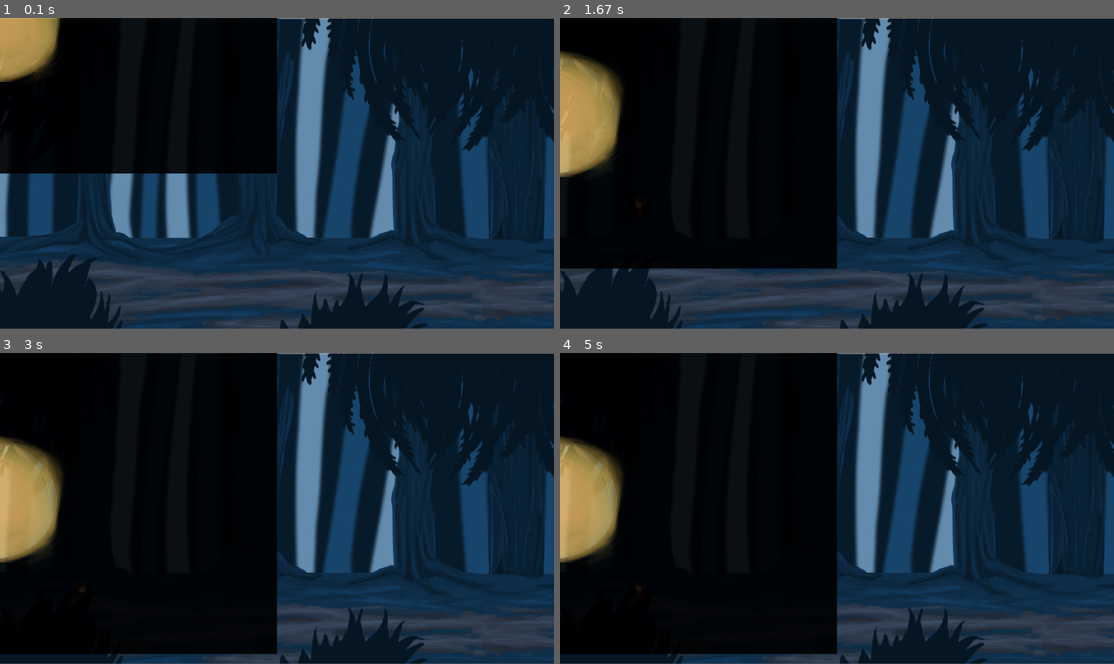
Above: before the commit, frames 1-4 (two rows, left to right).
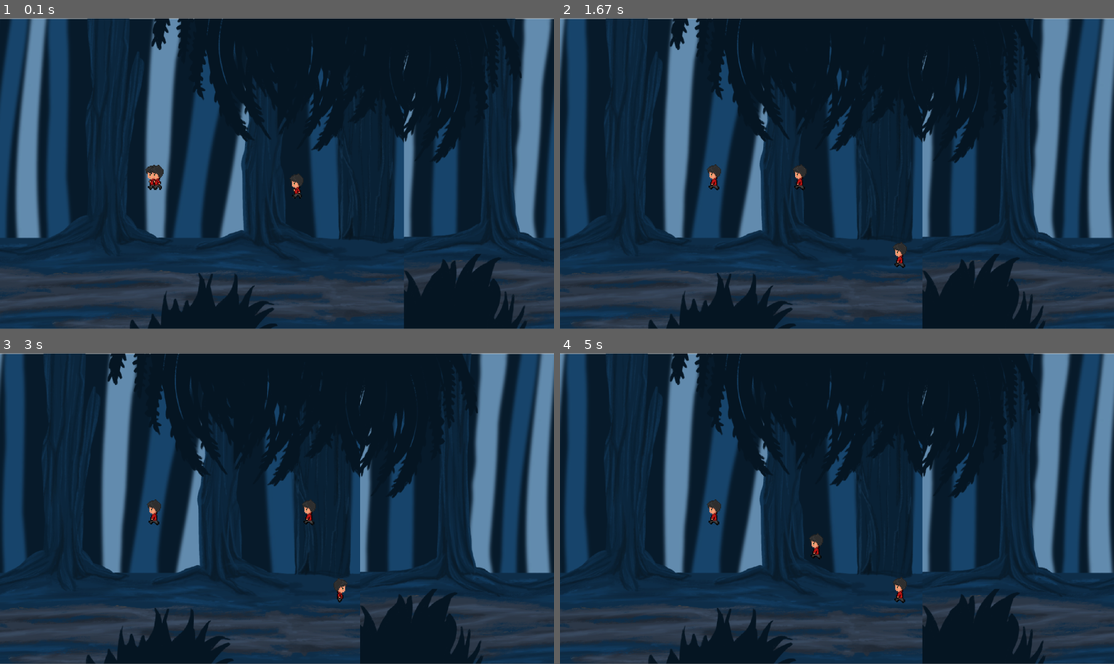
Above: after the commit, the same moments.

Repository: MomoCrash/gc-ministudio
Game: pygame game, started from main.py
The game is run twice, just before and just after one commit, with the same random seed, the same clock (stepped at 60 frames per second) and the same inputs.
Inputs:
- Up to frame 1 (0.1 s): no input
- Up to frame 2 (1.67 s): hold Right 0.33-0.8 s; hold Right 0.83-1.3 s; hold Left from 1.33 s (still down)
- Up to frame 3 (3 s): release Left at 1.87 s; hold Left 1.9-2.3 s; hold Right 2.33-2.97 s
- Up to frame 4 (5 s): hold Left 3-3.47 s; hold Right 3.5-3.97 s; hold Right 4-4.47 s; hold Left from 4.5 s (still down)

The runs differ from the first frame. In frame 1, 57% of the frame differs, in the area x 0-100%, y 0-100%; in frame 2, 67%; in frame 3, 70%; in frame 4, 70%.

Commit message:
ennemy + throw + début rotate

Diff:
--- a/game.py
+++ b/game.py
@@ -10,6 +10,9 @@
         self.height = win_height
         self.window_name = win_name
         self.fps = fps
+        self.dt = 0
+        self.current_dt = 0
+
 
         self.map = Map(self, win_width, win_height)
         self.map.create_object(0, 850, 3000, 20)
@@ -22,7 +25,8 @@
         self.surface = pygame.display.get_surface()
         self.clock = pygame.time.Clock()
 
-        self.player = Player(100, 100, 40, 80)
+        self.player = Player(1000, 500, 40, 80)
+        self.mob = Mob(500,500,40,80)
         self.camera = pygame.Vector2(0, 0)
 
         self.background_sprites = [Assets.GetSprite(SpritesRef.BACKGROUND_0),Assets.GetSprite(SpritesRef.BACKGROUND_0)]
@@ -66,11 +70,26 @@
         else:
             Assets.GetSpriteSheet(SpriteSheetsRef.PLAYER_WALK_LEFT).draw(pygame.time.get_ticks(), self.surface, self.player.rect_transform)
 
+        if self.mob.IsFacingRight:
+            Assets.GetSpriteSheet(SpriteSheetsRef.PLAYER_WALK_RIGHT).draw(pygame.time.get_ticks(), self.surface, self.mob.rect_transform)
+        else:
+            Assets.GetSpriteSheet(SpriteSheetsRef.PLAYER_WALK_LEFT).draw(pygame.time.get_ticks(), self.surface, self.mob.rect_transform)
+
+        self.mob.movement(self.player)
+
+        self.mob.tryThrow(self.player)
+        self.mob.update(self.dt)
+        self.mob.draw(self.surface, self.player)
+
+
+
+
 
         #for mapObject in self.map.elements:
         #    mapObject.draw(self.surface)
 
-        Assets.GetSprite(SpritesRef.LIGHT).draw(self.surface, (self.camera.x - self.width // 2 ,self.camera.y- self.height // 2))
+        #Assets.GetSprite(SpritesRef.LIGHT).draw(self.surface, (self.camera.x ,self.camera.y))
+
 
 
         pygame.display.flip()
@@ -78,6 +97,7 @@
     def loop(self):
         running = True
         while running:
+            dt_start = pygame.time.get_ticks()
 
             running = self.inputs()
 
@@ -88,4 +108,7 @@
 
             self.clock.tick(60)
 
+            dt_end = pygame.time.get_ticks()
+            self.dt =self.clock.get_time() / 1000
+            self.current_dt += self.dt
         pygame.quit()
--- a/player.py
+++ b/player.py
@@ -1,7 +1,8 @@
 import pygame
 import settings
+from texture import *
 from gameobject import GameObject
-
+from timer import *
 
 class Entity(GameObject):
     def __init__(self, spawn_x, spawn_y, w, h):
@@ -59,4 +60,72 @@
         print("left click")
 
 class Mob(Entity):
-    pass
+    def __init__(self, spawn_x, spawn_y, w, h):
+        super().__init__(spawn_x, spawn_y, w, h)
+        self.x = 500
+        self.y = 500
+        self.velocity = pygame.Vector2(3,3)
+        self.maximum_distance = 400
+        self.maximum_throw_distance = 700
+        self.CanThrow = True
+        self.ThrowSpeed = 200
+        self.Vecteur_directeur = pygame.Vector2(0,0)
+        self.hammer = None
+        self.shoot_timer = Timer(3, self.enableThrow )
+
+    def movement(self, player: Player):
+
+        position = pygame.Vector2(self.rect_transform.x,self.rect_transform.y)
+        if pygame.Vector2.distance_to(position,pygame.Vector2(player.rect_transform.x, player.rect_transform.y)) < self.maximum_distance:
+            if player.rect_transform.x > self.rect_transform.x:
+                self.rect_transform.x += 1
+                self.IsFacingRight = True
+            if player.rect_transform.x < self.rect_transform.x:
+                self.rect_transform.x -= 1
+                self.IsFacingRight = False
+
+
+
+    def update(self, dt):
+        self.position = pygame.Vector2(self.rect_transform.x,self.rect_transform.y)
+
+        self.shoot_timer.update(dt)
+
+        if self.hammer != None:
+            self.hammer.rect_transform.x += self.Vecteur_directeur.x * self.ThrowSpeed * dt
+            self.hammer.rect_transform.y += self.Vecteur_directeur.y * self.ThrowSpeed * dt
+
+    def enableThrow(self):
+        print("OK")
+        self.CanThrow = True
+
+    def tryThrow(self, player: Player):
+        if self.CanThrow == False:
+            return
+
+        if self.maximum_distance < pygame.Vector2.distance_to(self.position,pygame.Vector2(player.rect_transform.x, player.rect_transform.y)) < self.maximum_throw_distance:
+            self.hammer = GameObject(self.position, 40, 80)
+            self.Vecteur_directeur = pygame.Vector2(player.rect_transform.x - self.rect_transform.x, player.rect_transform.y - self.rect_transform.y)
+            self.Vecteur_directeur.normalize_ip()
+            self.CanThrow = False
+            self.shoot_timer.start()
+
+    def rotate(image, rect, angle):
+        """Rotate the image while keeping its center."""
+        # Rotate the original image without modifying it.
+        new_image = pygame.transform.rotate(image, angle)
+        # Get a new rect with the center of the old rect.
+        rect = new_image.get_rect(center=rect.center)
+
+
+
+
+
+
+
+
+
+    def draw(self, window: pygame.Surface, player: Player):
+        #pygame.draw.line(window, (255,255,255), (self.rect_transform.x + self.width // 2 ,self.rect_transform.y + self.height // 2), (self.Vecteur_directeur.x * self.maximum_throw_distance + player.rect_transform.width // 2  , self.Vecteur_directeur.y * self.maximum_throw_distance  + player.rect_transform.height // 2), 1)
+        if self.hammer != None:
+            Assets.GetSpriteSheet(SpriteSheetsRef.PLAYER_WALK_LEFT).draw(pygame.time.get_ticks(),window, self.hammer.rect_transform)
--- /dev/null
+++ b/timer.py
@@ -0,0 +1,22 @@
+
+class Timer():
+    def __init__(self, delay, callback):
+        self.delay = delay
+        self.elapsed = 0
+        self.is_active = False
+        self.callback = callback
+
+    def update(self, dt):
+        if self.is_active == False:
+            return
+
+        self.elapsed += dt
+
+        if self.elapsed >= self.delay:
+            self.is_active = False
+            self.callback()
+
+
+    def start(self):
+        self.elapsed = 0
+        self.is_active = True
